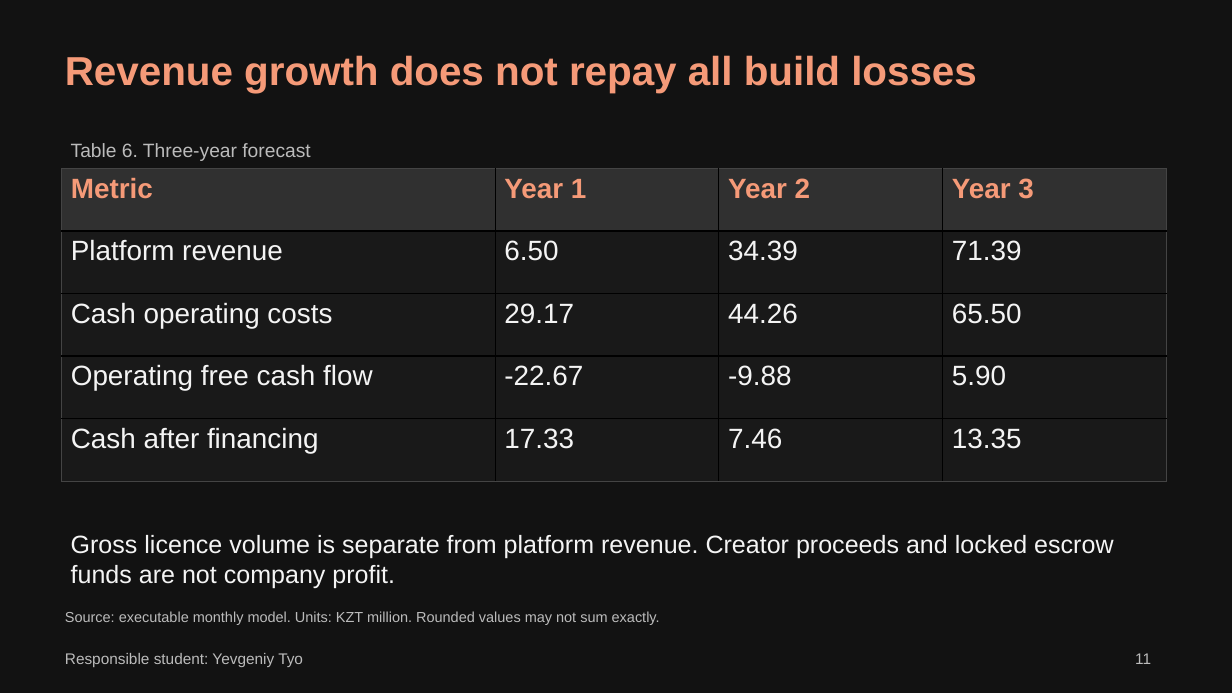
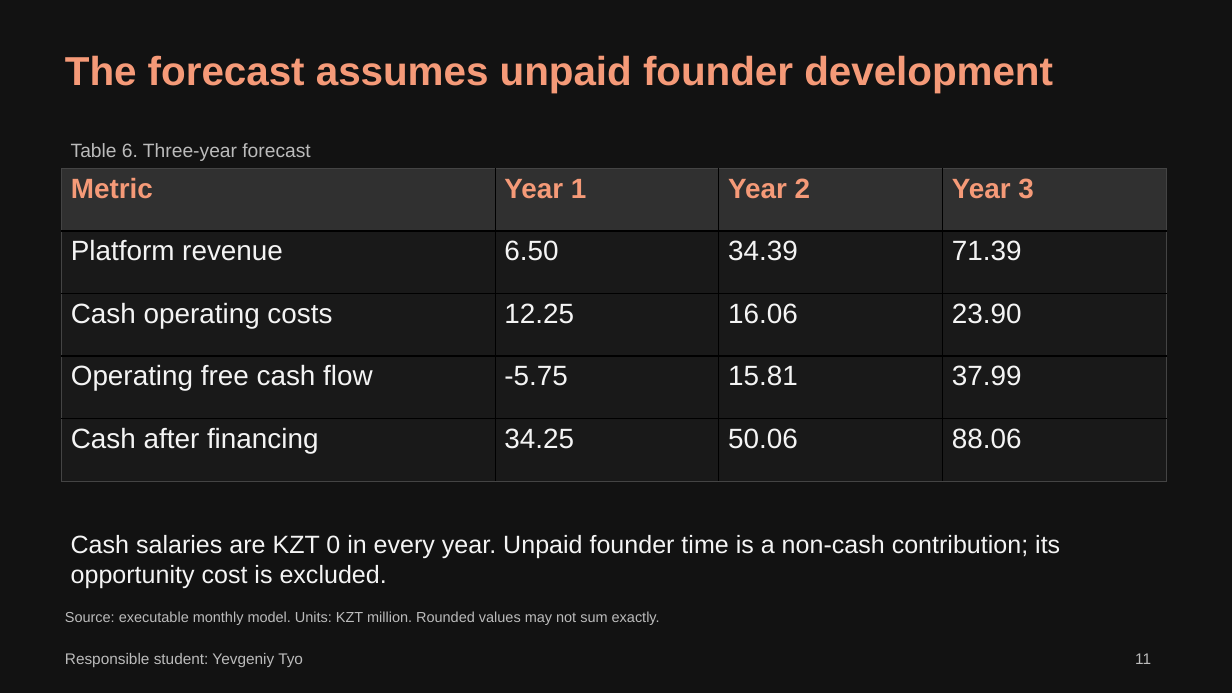
Before and after one commit to ONI-COLLI/Artguard, a slide deck: slide 11 of deliverables/final-project/Team03_FP_Presentation.pptx. Drawn at 1232x693 pixels with LibreOffice and Linux fonts; fonts in the diff are those of the drawing. Boxes give left, top, right and bottom in pixels: in the first picture for what was removed or moved away, otherwise in the second. Text is boxed around its words. In the diff, an @@ line names an element or a change of style, - is before the commit and + after.

Commit message:
Restore unpaid founder development and reconcile financial deliverables

```diff
--- a/deliverables/final-project/Team03_FP_Presentation.pptx
+++ b/deliverables/final-project/Team03_FP_Presentation.pptx
@@ text at box(65, 55, 1053, 93): text changed @@
-Revenue growth does not repay all build losses
+The forecast assumes unpaid founder development
@@ table at box(62, 168, 1166, 482) @@
-row 3: Cash operating costs | 29.17 | 44.26 | 65.50
+row 3: Cash operating costs | 12.25 | 16.06 | 23.90
-row 4: Operating free cash flow | -22.67 | -9.88 | 5.90
+row 4: Operating free cash flow | -5.75 | 15.81 | 37.99
-row 5: Cash after financing | 17.33 | 7.46 | 13.35
+row 5: Cash after financing | 34.25 | 50.06 | 88.06
@@ text at box(71, 535, 1060, 589): text changed @@
-Gross licence volume is separate from platform revenue. Creator proceeds and locked escrow funds are not company profit.
+Cash salaries are KZT 0 in every year. Unpaid founder time is a non-cash contribution; its opportunity cost is excluded.
```
Also in this commit, not shown: 15 other slides changed, 15 other files.
